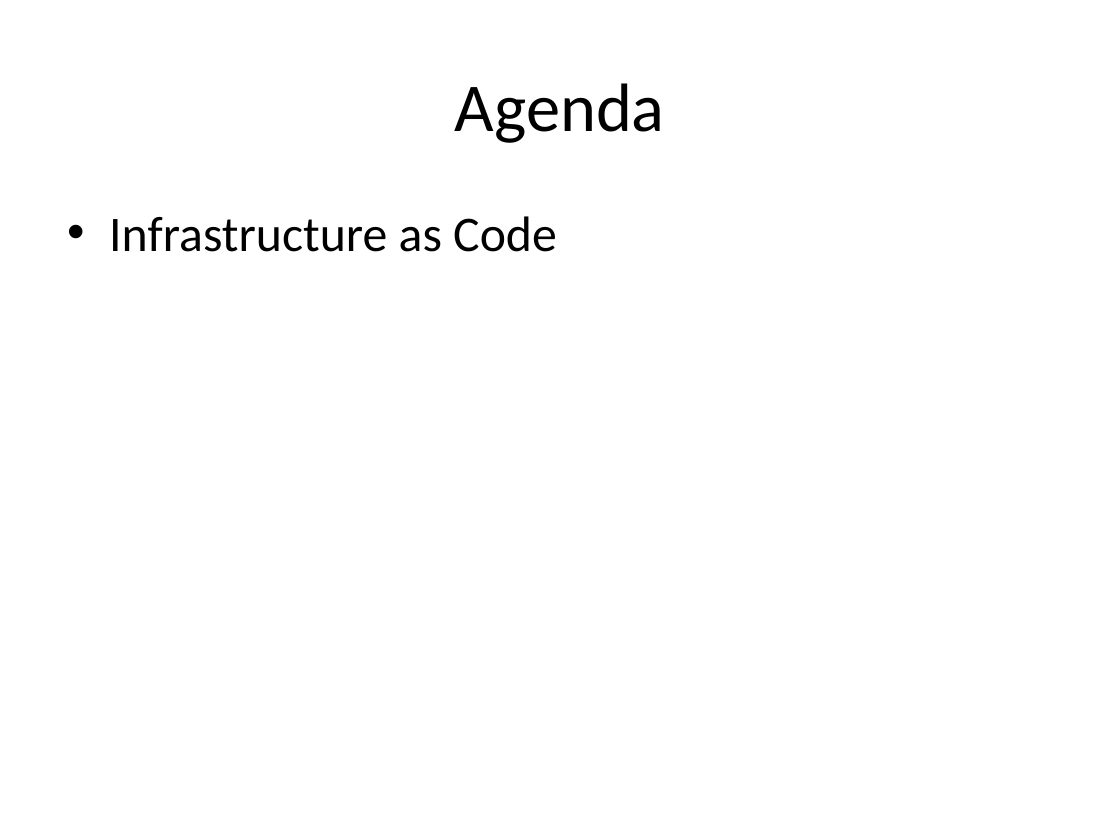
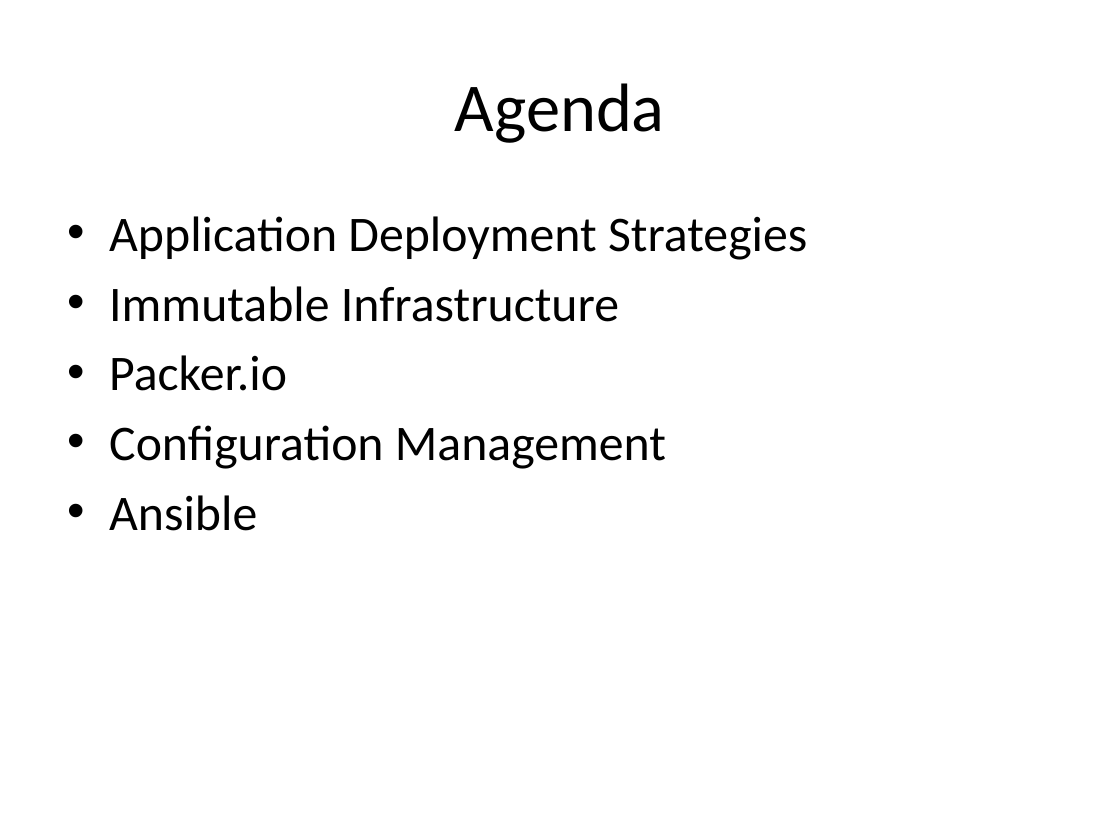
Before and after one commit to jasondbaker/infrastructure-class, a slide deck: slide 2 of lectures/infrastructure-week-10.pptx. Drawn at 1120x840 pixels with LibreOffice and Linux fonts; fonts in the diff are those of the drawing. Boxes give left, top, right and bottom in pixels: in the first picture for what was removed or moved away, otherwise in the second. Text is boxed around its words. In the diff, an @@ line names an element or a change of style, - is before the commit and + after.

```diff
--- a/lectures/infrastructure-week-10.pptx
+++ b/lectures/infrastructure-week-10.pptx
@@ text at (109,216,807,531): text changed @@
-• Infrastructure as Code
+• Application Deployment Strategies
+• Immutable Infrastructure
+• Packer.io
+• Configuration Management
+• Ansible
```
Also in this commit, not shown: 11 slides added, 1 other file.
